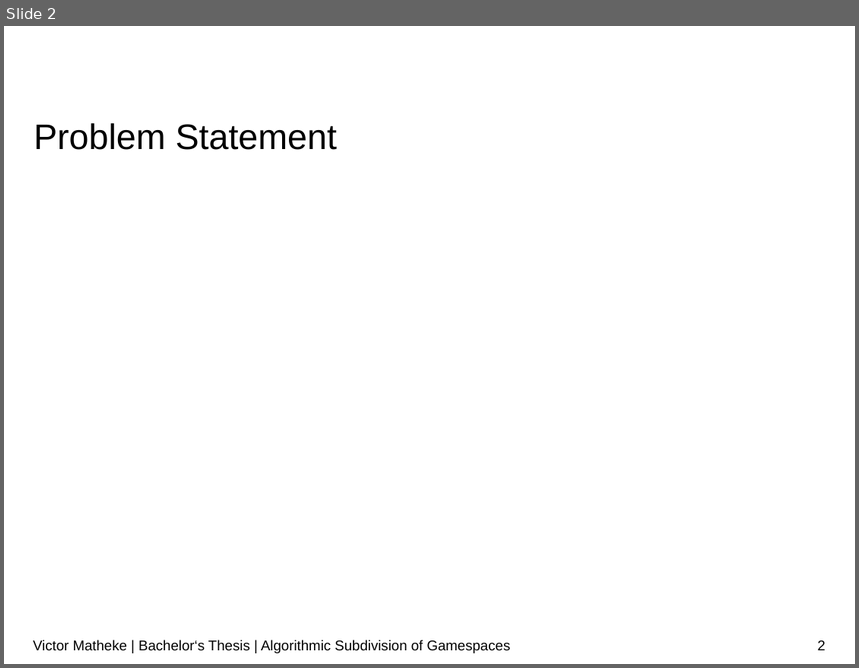
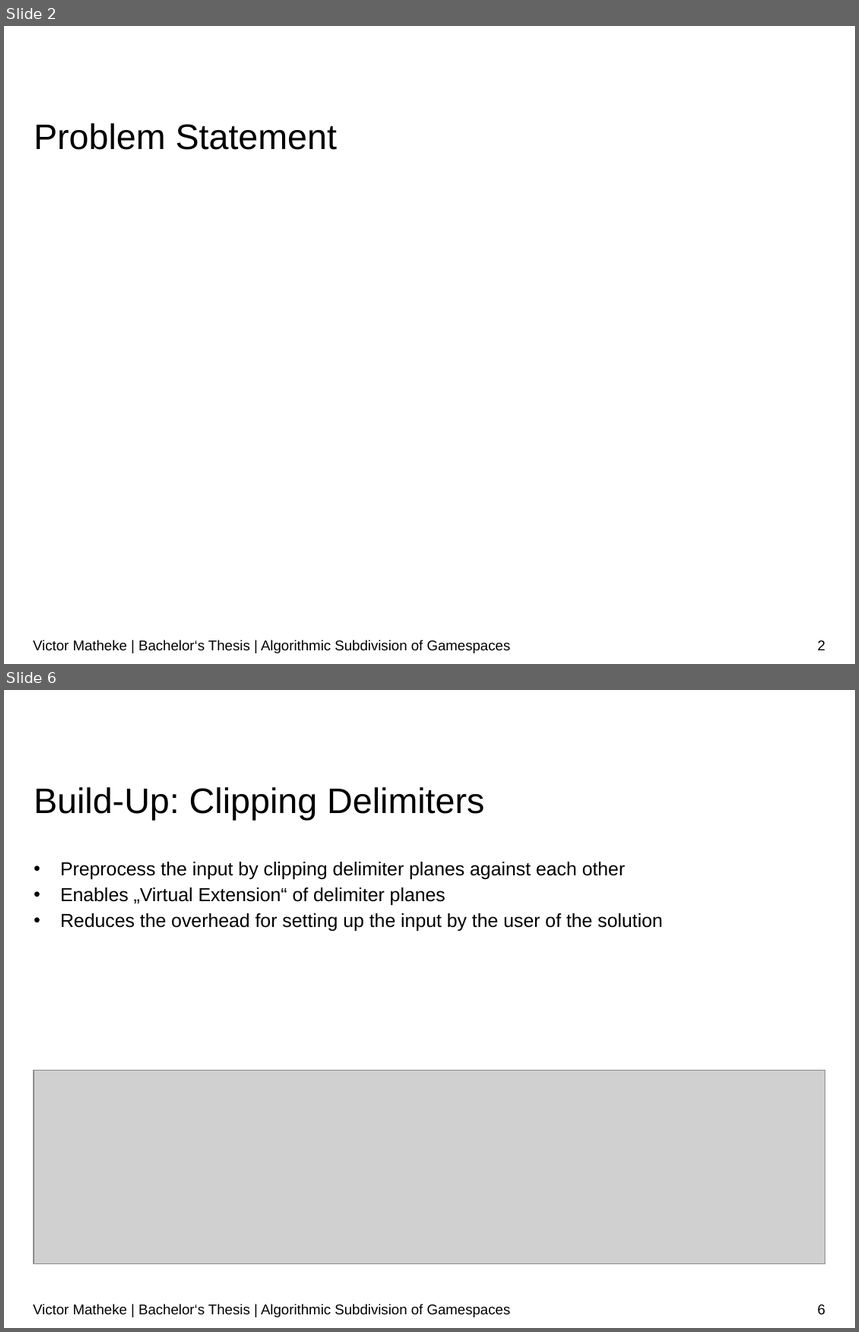
Before and after one commit to surrealtm/Thesis, a slide deck: Presentation/Presentation.pptx. Shown one above the other, each under a label of ours: slide 2 before the commit, slides 2 and 6 after it; the slides between them are not shown. The pictures are 859x668 and 859x1332 pixels, drawn with LibreOffice and Linux fonts; fonts in the diff are those of the drawing; grey boxes stand for pictures; background and template pictures are left out. Boxes give left, top, right and bottom in pixels: in the first picture for what was removed or moved away, otherwise in the second. Text is boxed around its words. In the diff, an @@ line names an element or a change of style, - is before the commit and + after.

```diff
--- a/Presentation/Presentation.pptx
+++ b/Presentation/Presentation.pptx
@@ slide 6 added at (x1=4, y1=690, x2=855, y2=1328), background #FFFFFF @@
@@ title added at (x1=34, y1=787, x2=484, y2=820), 30 pt, text #000000 @@
+Build-Up: Clipping Delimiters
@@ text added at (x1=60, y1=862, x2=663, y2=931), 16 pt, text #000000 @@
+• Preprocess the input by clipping delimiter planes against each other
+• Enables „Virtual Extension“ of delimiter planes
+• Reduces the overhead for setting up the input by the user of the solution
@@ picture added at (x1=34, y1=1071, x2=826, y2=1265) @@
@@ text added at (x1=33, y1=1304, x2=511, y2=1318), 12 pt, text #000000 @@
+Victor Matheke | Bachelor‘s Thesis | Algorithmic Subdivision of Gamespaces
@@ page number added at (x1=818, y1=1305, x2=826, y2=1315), 12 pt, text #000000 @@
+6
```
Also in this commit, not shown: 9 other slides added.
